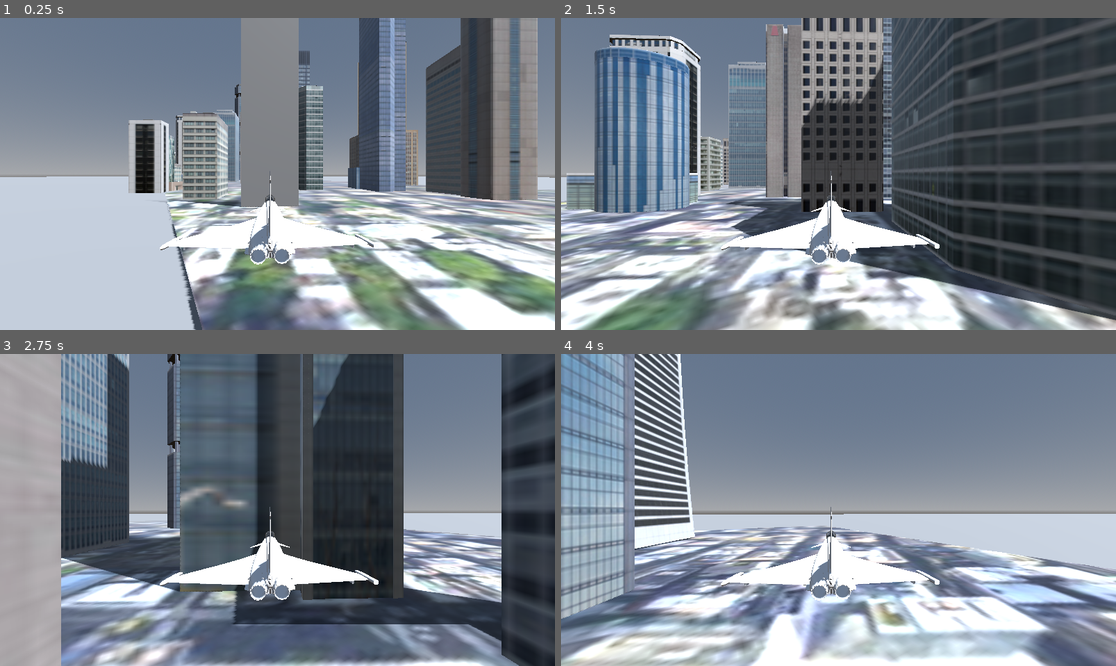
Above: before the commit, frames 1-4 (two rows, left to right).
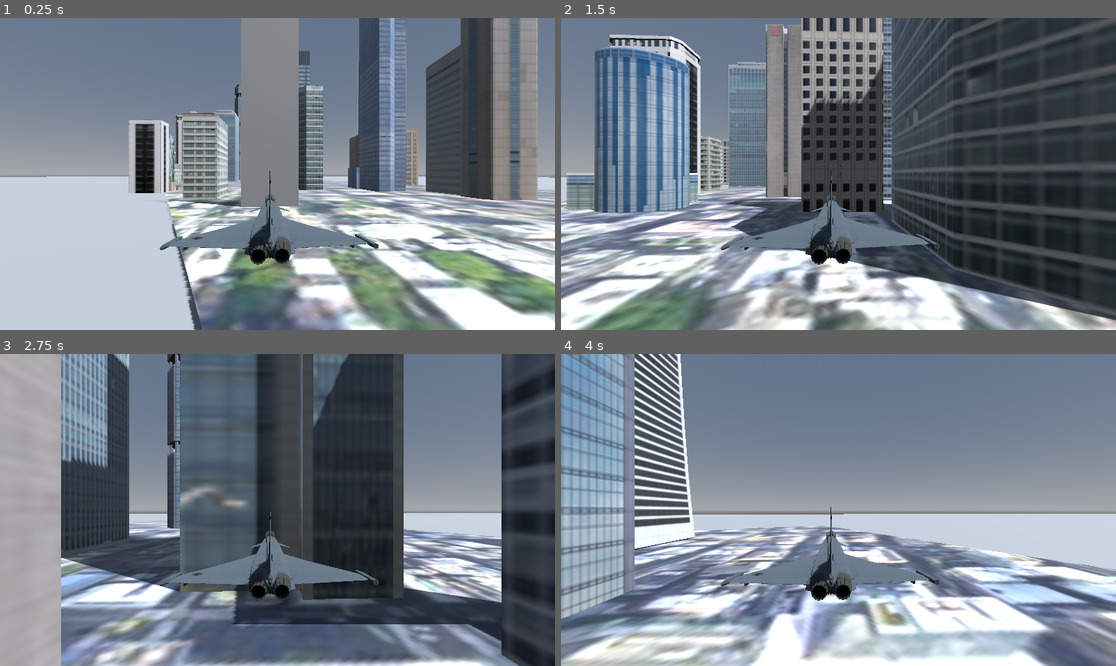
Above: after the commit, the same moments.

Repository: fmanriquedelara/Planes
Game: Godot game, scene res://Flight.tscn
Two runs of this game, one before a commit and one after it. Both use one fixed random seed, a clock stepped at 60 frames per second and the inputs below.
Inputs:
- Up to frame 1 (0.25 s): no input
- Up to frame 2 (1.5 s): no input
- Up to frame 3 (2.75 s): no input
- Up to frame 4 (4 s): no input

The runs differ from the first frame. In frame 1, 2.9% of the frame differs, in the area x 28-69%, y 48-80%; in frame 2, 2.9%; in frame 3, 2.9%; in frame 4, 2.9%.

Commit message:
Texture back on

Diff:
--- a/Godot/Flight.tscn
+++ b/Godot/Flight.tscn
@@ -1,17 +1,11 @@
-[gd_scene load_steps=16 format=3 uid="uid://clpemks1wa84k"]
+[gd_scene load_steps=14 format=3 uid="uid://clpemks1wa84k"]
 
 [ext_resource type="Script" path="res://Plane.gd" id="1_h3wty"]
 [ext_resource type="ArrayMesh" uid="uid://dm5ln70oxqah5" path="res://Example.obj" id="1_iqdbv"]
 [ext_resource type="PackedScene" uid="uid://sw4ftla1bb23" path="res://eurofighter_typhoon_-_fighter_jet_-_free.glb" id="3_ihj6d"]
-[ext_resource type="Shader" path="res://Physics/Aerolastic.gdshader" id="4_lylua"]
 [ext_resource type="PackedScene" uid="uid://bv65gjggmasw7" path="res://fa-18e_super_hornet_usa.glb" id="4_vwmg7"]
 [ext_resource type="AudioStream" uid="uid://b0pkn38di051w" path="res://534856__m_cel__jet-engine.ogg" id="5_sxe7x"]
 [ext_resource type="PackedScene" uid="uid://b6i30x14cim0b" path="res://low-poly_city_buildings.glb" id="6_ans8s"]
-
-[sub_resource type="ShaderMaterial" id="ShaderMaterial_chhg3"]
-render_priority = 0
-shader = ExtResource("4_lylua")
-shader_parameter/tip_deformation = 0.001
 
 [sub_resource type="ProceduralSkyMaterial" id="ProceduralSkyMaterial_7oudr"]
 
@@ -52,9 +46,6 @@
 [node name="Eurofighter" parent="Plane" instance=ExtResource("3_ihj6d")]
 transform = Transform3D(-0.04, 0, -6.03983e-09, 0, 0.04, 0, 6.03983e-09, 0, -0.04, 0, 0, 0)
 
-[node name="Object_4" parent="Plane/Eurofighter/Sketchfab_model/root/GLTF_SceneRootNode/Airframe_0" index="0"]
-surface_material_override/0 = SubResource("ShaderMaterial_chhg3")
-
 [node name="WeaponRails_8" parent="Plane/Eurofighter/Sketchfab_model/root/GLTF_SceneRootNode" index="7"]
 visible = false
 
--- a/Godot/Plane.gd
+++ b/Godot/Plane.gd
@@ -42,28 +42,75 @@
 	# Crear shader
 	var shader = Shader.new()
 
+	var original := wing.mesh.surface_get_material(0) as BaseMaterial3D
+
+	print("ALBEDO TEXTURE: ", original.albedo_texture)
+	print("ALBEDO COLOR: ", original.albedo_color)
+	print("METALLIC: ", original.metallic)
+	print("ROUGHNESS: ", original.roughness)
+	print("NORMAL: ", original.normal_texture)
+	print("AO: ", original.ao_texture)
+	print("EMISSION: ", original.emission_enabled)
+
+
 	shader.code = """
 shader_type spatial;
 
+uniform sampler2D albedo_texture : source_color;
+uniform sampler2D normal_texture;
+
 uniform float tip_deformationL = 0.0;
 uniform float tip_deformationR = 0.0;
 
+
 void vertex() {
+
 	if (VERTEX.y > 0.0) {
+
 		VERTEX.z += tip_deformationR
 			* VERTEX.y
 			* VERTEX.y;
+
 	} else {
+
 		VERTEX.z += tip_deformationL
 			* VERTEX.y
 			* VERTEX.y;
 	}
 }
+
+
+void fragment() {
+
+	// Albedo
+	ALBEDO = texture(albedo_texture, UV).rgb;
+
+	// PBR
+	METALLIC = 1.0;
+	ROUGHNESS = 1.0;
+
+	// Normal map
+
+
+}
+
 """
 
+	wing_material = ShaderMaterial.new()
 	wing_material.shader = shader
 
-	# Asignar shader al ala
+	# Pasar las texturas originales al shader
+	wing_material.set_shader_parameter(
+		"albedo_texture",
+		original.albedo_texture
+	)
+
+	wing_material.set_shader_parameter(
+		"normal_texture",
+		original.normal_texture
+	)
+
+	# Asignar el shader
 	wing.material_override = wing_material
 
 	# Valor inicial
